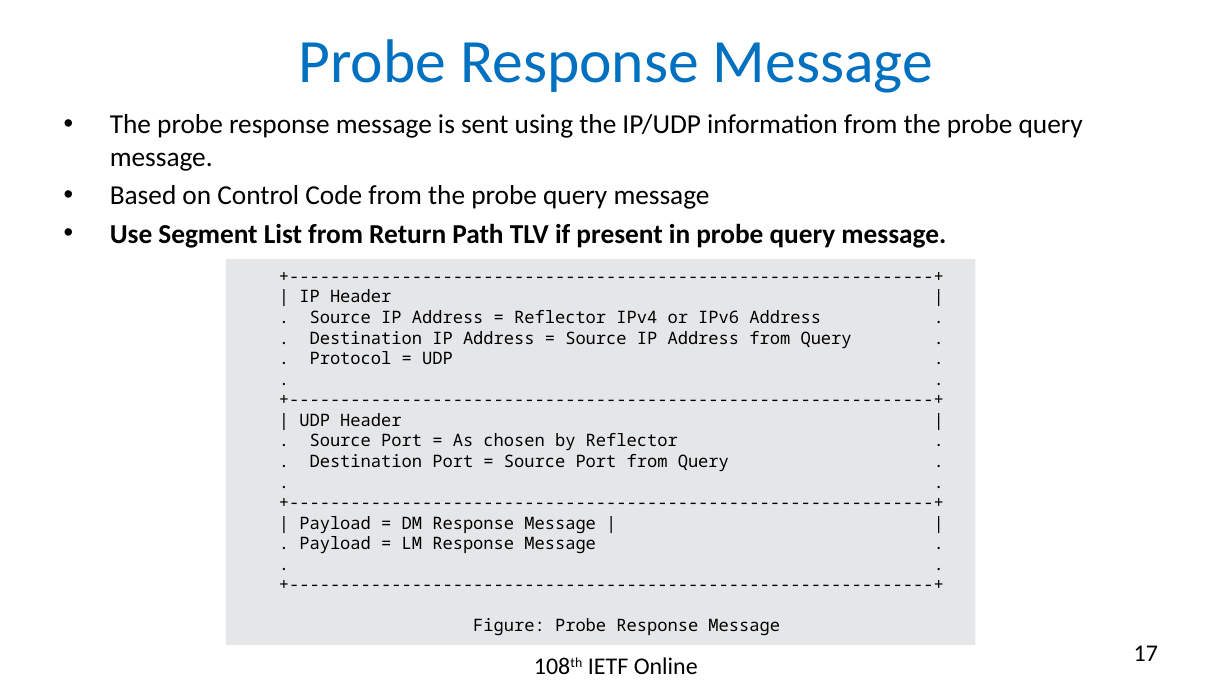
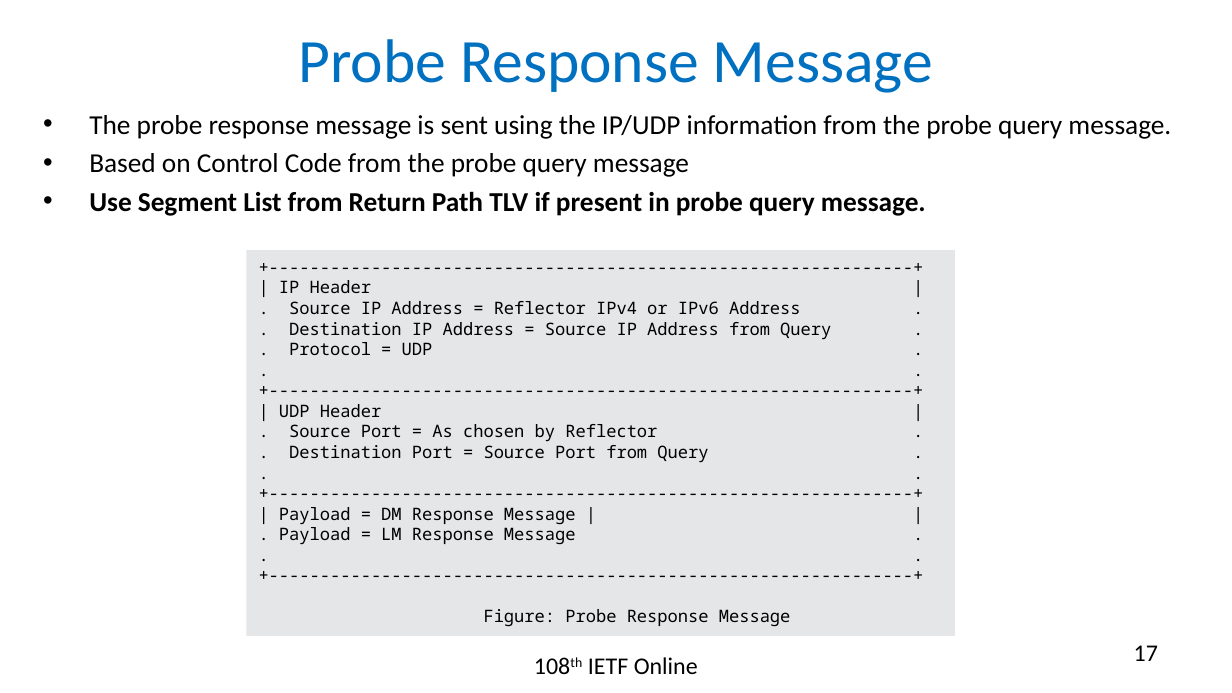
Before and after one commit to rakgandhi/ietf-slides, a slide deck: slide 17 of draft-gandhi-spring-stamp-srpm-01.pptx. Drawn at 1232x693 pixels with LibreOffice and Linux fonts; fonts in the diff are those of the drawing. Boxes give left, top, right and bottom in pixels: in the first picture for what was removed or moved away, otherwise in the second. Text is boxed around its words. In the diff, an @@ line names an element or a change of style, - is before the commit and + after.

```diff
--- a/draft-gandhi-spring-stamp-srpm-01.pptx
+++ b/draft-gandhi-spring-stamp-srpm-01.pptx
@@ text "The probe response message is ..." rewrapped from (110, 114, 1083, 248) to (89, 115, 1171, 216) @@
@@ rectangle "+----------------------------------------------------------- ...": place and size @@
-rectangle "+----------------------------------------------------------- ..." at (225, 259, 975, 644)
+rectangle "+----------------------------------------------------------- ..." at (246, 250, 955, 636)
```
Also in this commit, not shown: 5 other slides changed, 3 other files.
